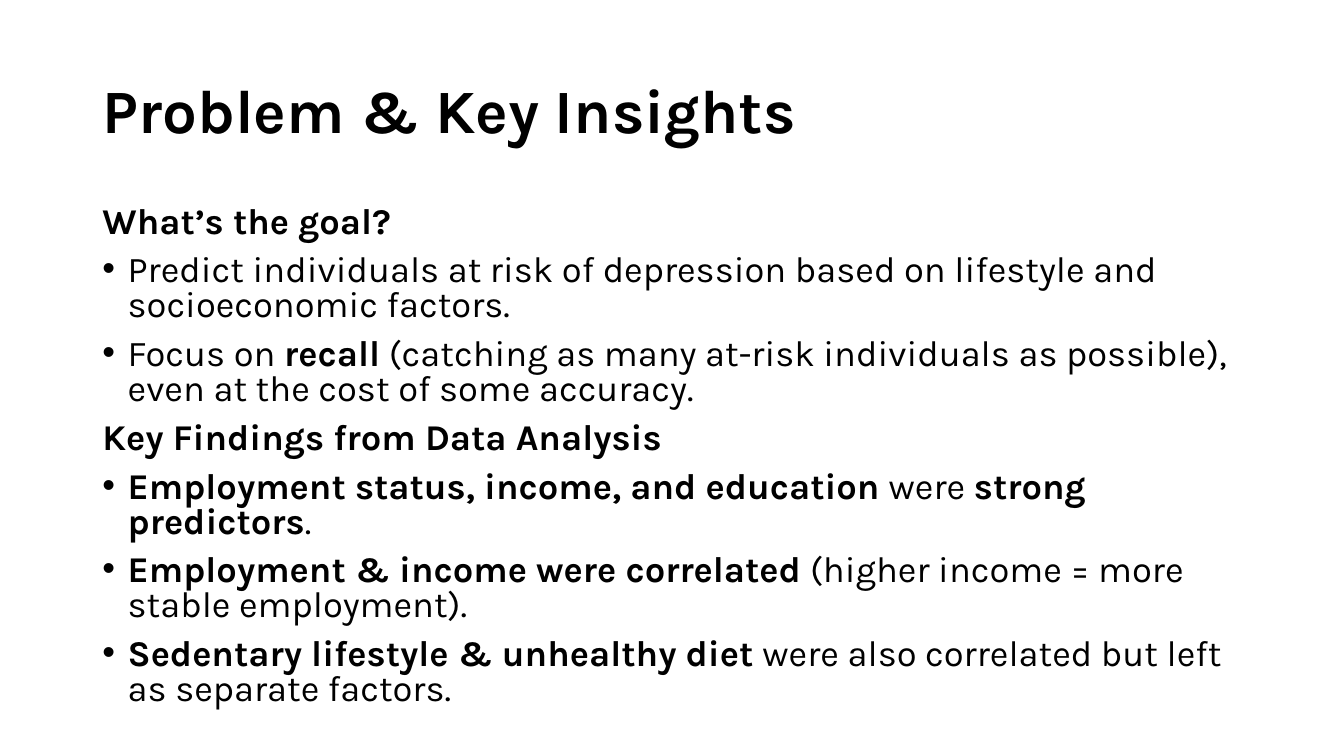
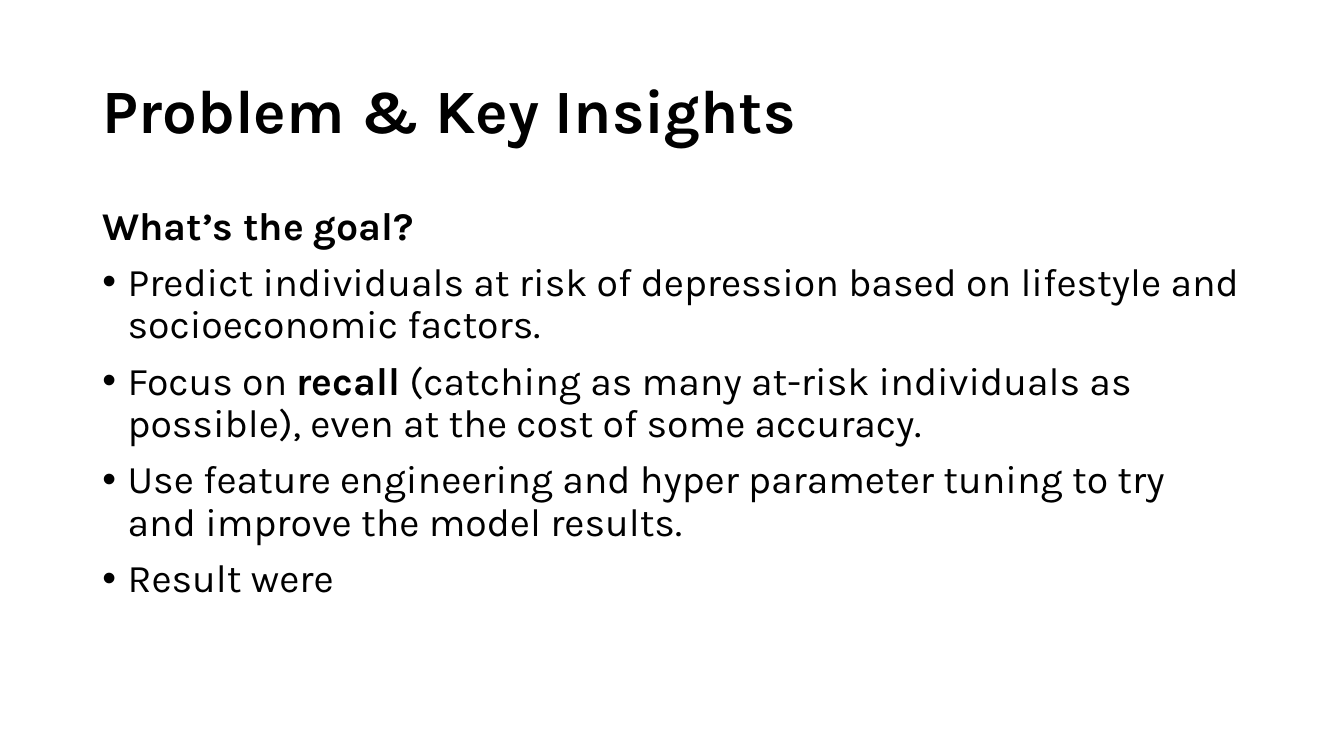
Before and after one commit to lrcode97/axa_test_submission, a slide deck: slide 3 of slides.pptx (slide 2 before the commit). Drawn at 1344x756 pixels with LibreOffice and Linux fonts; fonts in the diff are those of the drawing. Boxes give left, top, right and bottom in pixels: in the first picture for what was removed or moved away, otherwise in the second. Text is boxed around its words. In the diff, an @@ line names an element or a change of style, - is before the commit and + after.

```diff
--- a/slides.pptx
+++ b/slides.pptx
@@ text at (102, 213, 1239, 447): size 25.9 to 28 pt in "What’s the goal?", "Predict individuals at risk of depression based ...", "Focus on recall (catching as many at-risk ..."; line spacing 0.8 to 0.9 @@
@@ text at (128, 466, 1164, 593): text changed; size 25.9 to 28 pt; bold off @@
-Key Findings from Data Analysis
-• Employment status, income, and education were strong predictors.
-• Employment & income were correlated (higher income = more stable employment).
-• Sedentary lifestyle & unhealthy diet were also correlated but left as separate factors.
+• Use feature engineering and hyper parameter tuning to try and improve the model results.
+• Result were
```
Also in this commit, not shown: 3 slides added, 1 other file.
